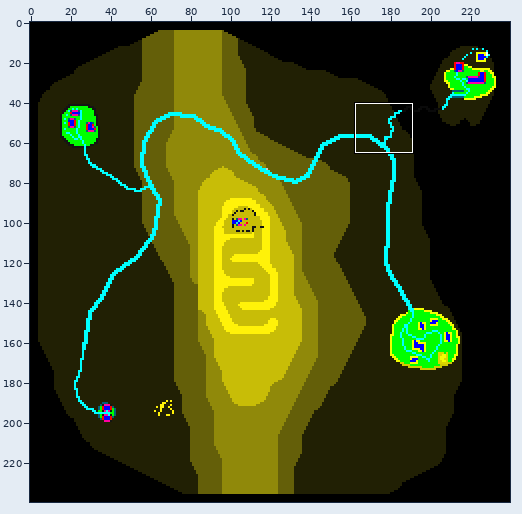
Sprite sheet: img/3dheight.png. Above, an overview of the earlier version with the close-up marked.
Close-up. Before the commit:
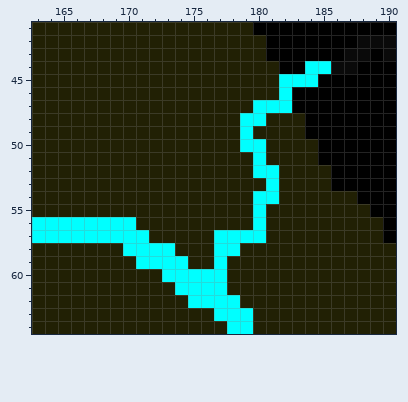
The file is 240x240 pixels. Shown: x 163..190, y 41..64.
New version:
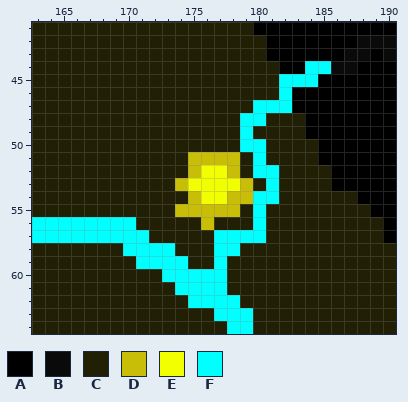
Palette (. is transparent): A #000000  B #0a0a0a  C #212004  D #c8bd07  E #f2ff00  F #00ffff
The exact change:
y 51: x 175..178 CCCC -> DDDD
y 52: x 175..178 CCCC -> DEED
y 53: x 174..179 CCCCCC -> DEEEED
y 54: x 175..179 CCCCC -> DEEDD
y 55: x 174..178 CCCCC -> DDDDD
y 56: x 176 C -> D
